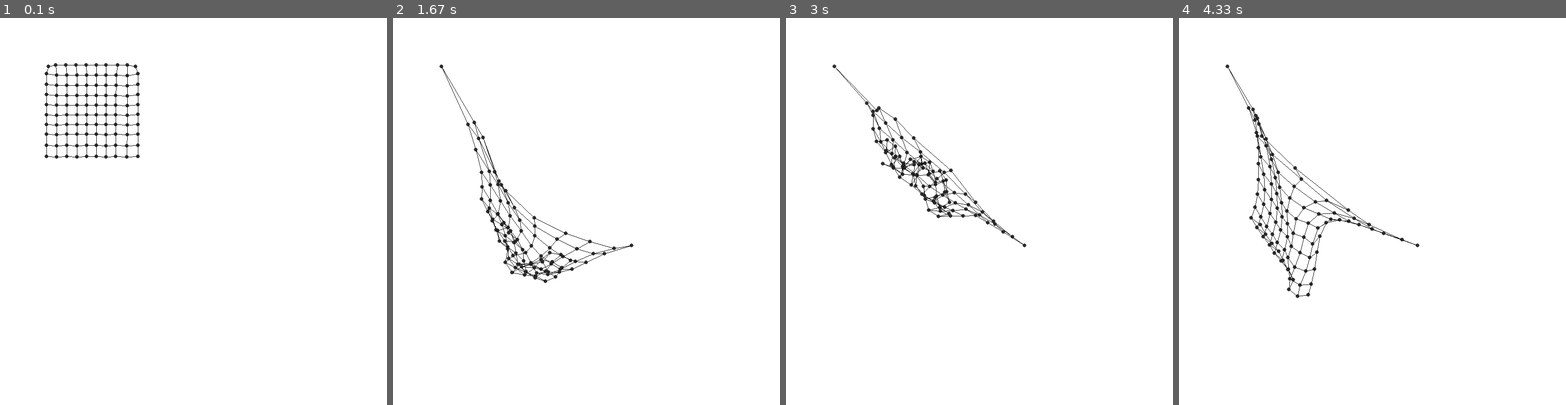
Above: before the commit, frames 1-4 (left to right).
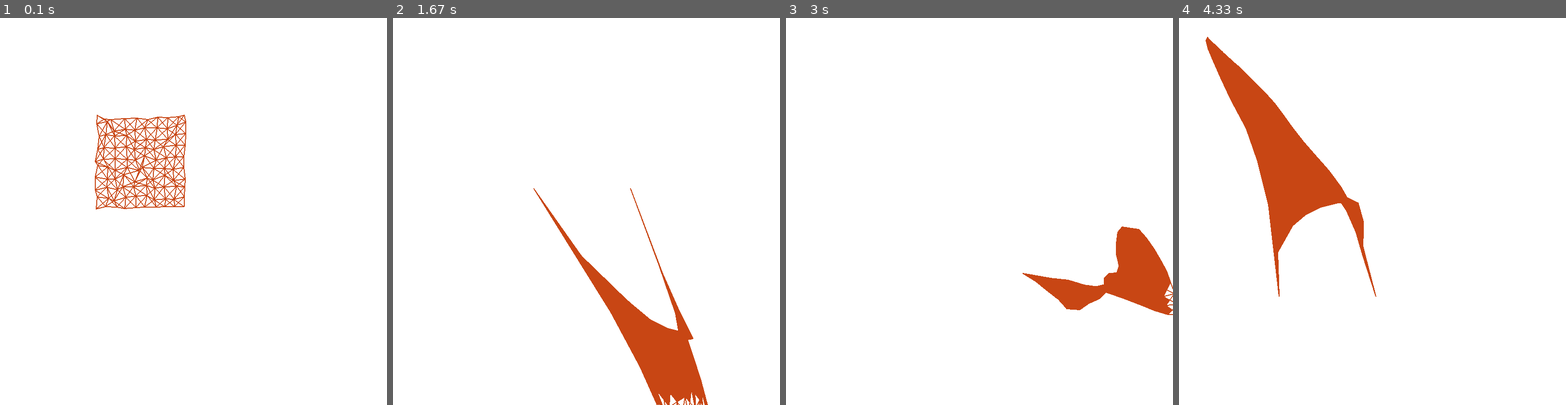
Above: after the commit, the same moments.

Repository: vicdenz/animations-pygame
Game: pygame game, started from cloth/cloth_animations.py
Same seed, same stepped clock (60 frames per second), same inputs: the game is played once before the commit and once after it.
Inputs (mouse positions are in pixels of both pictures, inside the frame that each line leads up to):
- Up to frame 1 (0.1 s): no input
- Up to frame 2 (1.67 s): hold R 0.33-0.8 s; move the mouse to (571, 226) at 0.37 s; press the mouse at (632, 246) at 0.87 s; move the mouse to (559, 157) at 0.97 s; release the mouse at (485, 68) at 1.1 s; press the mouse at (632, 246) at 1.2 s; move the mouse to (609, 250) at 1.3 s; release the mouse at (590, 254) at 1.43 s; press the mouse at (632, 246) at 1.53 s; move the mouse to (582, 188) at 1.63 s
- Up to frame 3 (3 s): release the mouse at (925, 130) at 1.77 s; press the mouse at (1025, 246) at 1.87 s; move the mouse to (929, 184) at 1.97 s; release the mouse at (832, 126) at 2.1 s; press the mouse at (1025, 246) at 2.2 s; move the mouse to (940, 203) at 2.3 s; release the mouse at (855, 161) at 2.43 s; press the mouse at (1025, 246) at 2.53 s; move the mouse to (1010, 219) at 2.63 s; release the mouse at (994, 196) at 2.77 s; press the mouse at (1025, 246) at 2.87 s; move the mouse to (1072, 273) at 2.97 s
- Up to frame 4 (4.33 s): release the mouse at (1511, 300) at 3.1 s; press the mouse at (1418, 246) at 3.2 s; move the mouse to (1353, 192) at 3.3 s; release the mouse at (1287, 141) at 3.43 s; press the mouse at (1418, 246) at 3.53 s; move the mouse to (1376, 219) at 3.63 s; release the mouse at (1333, 196) at 3.77 s; press the mouse at (1418, 246) at 3.87 s; move the mouse to (1357, 180) at 3.97 s; release the mouse at (1298, 118) at 4.1 s; press the mouse at (1418, 246) at 4.2 s; move the mouse to (1326, 296) at 4.3 s

The runs differ from the first frame. In frame 1, 3.0% of the frame differs, in the area x 11-49%, y 11-50%; in frame 2, 5.6%; in frame 3, 4.5%; in frame 4, 7.1%, in the area x 6-63%, y 4-73%.

Commit message:
Filled cloth texture.

Diff:
--- a/cloth/cloth_animations.py
+++ b/cloth/cloth_animations.py
@@ -1,6 +1,6 @@
 import pygame
-import time
 import numpy as np
+import time, json
 from random import randint
 
 from point import Point
@@ -15,40 +15,54 @@
 screen = pygame.display.set_mode(SCREEN_SIZE)
 pygame.display.set_caption("Cloth Animations")
 
-points = []
-edges = []
-n = 10
-offset = 100
-dist = 20
-point_radius = 4
-edge_width = 1
+color = (200, 70, 20)
+gravity = np.array([0, 1], dtype=float)
 
-for row in range(n):
-	for col in range(n):
-		points.append(Point(offset+col*dist, offset+row*dist, point_radius, (50, 50, 50), acc=np.array([0, 1], dtype=float)))
-points[0].fixed = True
-points[n-1].fixed = True
+def load_cloth(path):
+	cloth_data = json.load(open(path, 'r'))
+	offset = cloth_data['offset']
+	scale = cloth_data['scale']
 
-for row in range(n):
-	for col in range(n):
-		if col < n-1:
-			edges.append(Edge(points[row*n+col], points[row*n+col+1], edge_width, (20, 20, 20)))
-		if row < n-1:
-			edges.append(Edge(points[row*n+col], points[(row+1)*n+col], edge_width, (20, 20, 20)))
+	points = []
+	for point in cloth_data['points']:
+		points.append(Point(offset+point[0]*scale, offset+point[1]*scale, color, acc=gravity))
+
+	edges = []
+	for edge in cloth_data['edges']:
+		edges.append(Edge(points[edge[0]], points[edge[1]], color))
+
+	for p in cloth_data['fixed']:
+		points[p].fixed = True
+
+	return points, edges, scale
+
+points, edges, scale = load_cloth("rag.json")
+
+cloth = pygame.Surface(SCREEN_SIZE, pygame.SRCALPHA)
 
 def draw_screen(screen):
 	screen.fill((255, 255, 255))
 
-	for point in points:
-		point.draw(screen)
+	if render_cloth:
+		cloth.fill((0, 0, 0, 0))
 
-	for edge in edges:
-		edge.draw(screen)
+		for edge in edges:
+			edge.draw(cloth)
+
+		cloth_mask = pygame.mask.from_surface(cloth)
+		cloth_outline = cloth_mask.outline()
+
+		if len(cloth_outline) > 2:
+			pygame.draw.polygon(screen, color, cloth_outline)
+	else:
+		for edge in edges:
+			edge.draw(screen)
 
 	pygame.display.flip()
 
+render_cloth = False
 last_time = time.time()
-FPS = 24
+FPS = 60
 running = True
 while running:
 	dt = (time.time() - last_time) * FPS
@@ -63,8 +77,12 @@
 			if event.key == pygame.K_LCTRL:
 				running = False
 
+			if event.key == pygame.K_r:
+				render_cloth = not render_cloth
+
 		if event.type == pygame.MOUSEMOTION:
-			points[n-1].set_pos(event.pos[0], event.pos[1])
+			points[0].set_pos(event.pos[0]-scale*5, event.pos[1])
+			points[9].set_pos(event.pos[0]+scale*5, event.pos[1])
 
 	# move
 	for point in points:
--- a/cloth/edge.py
+++ b/cloth/edge.py
@@ -2,9 +2,9 @@
 import numpy as np
 
 class Edge:
-	elasticity = 0.85
+	elasticity = 0.8
 
-	def __init__(self, p1, p2, width, color):
+	def __init__(self, p1, p2, color, width=2):
 		self.p1 = p1
 		self.p2 = p2
 
@@ -16,16 +16,18 @@
 	def check_dist(self):
 		current_dist = self.p2.pos - self.p1.pos
 		current_length = np.linalg.norm(current_dist)
-		unit_dist = current_dist / current_length
 
-		if self.p1.fixed:
-			self.p2.pos = self.p1.pos + unit_dist * self.max_length * self.elasticity
-		elif self.p2.fixed:
-			self.p1.pos = self.p2.pos - unit_dist * self.max_length * self.elasticity
-		else:
-			midpoint = (self.p1.pos + self.p2.pos) / 2
-			self.p1.pos = midpoint - unit_dist * self.max_length / 2 * (2 - self.elasticity)
-			self.p2.pos = midpoint + unit_dist * self.max_length / 2 * (2 - self.elasticity)
+		if current_length > self.max_length:
+			unit_dist = current_dist / current_length
+
+			if self.p1.fixed:
+				self.p2.pos = self.p1.pos + unit_dist * self.max_length * self.elasticity
+			elif self.p2.fixed:
+				self.p1.pos = self.p2.pos - unit_dist * self.max_length * self.elasticity
+			else:
+				midpoint = (self.p1.pos + self.p2.pos) / 2
+				self.p1.pos = midpoint - unit_dist * self.max_length / 2 * (2 - self.elasticity)
+				self.p2.pos = midpoint + unit_dist * self.max_length / 2 * (2 - self.elasticity)
 
 	def draw(self, screen):
-		pygame.draw.line(screen, self.color, self.p1.pos.astype(int), self.p2.pos.astype(int), self.width)
+		pygame.draw.line(screen, self.color, self.p1.pos, self.p2.pos, self.width)
--- a/cloth/point.py
+++ b/cloth/point.py
@@ -2,7 +2,7 @@
 import numpy as np
 
 class Point:
-	def __init__(self, x, y, radius, color, fixed=False, acc=np.zeros(2, dtype=float)):
+	def __init__(self, x, y, color, radius=1, fixed=False, acc=np.zeros(2, dtype=float)):
 		self.pos = np.array([x, y], dtype=float)
 		self.last_pos = self.pos
 
@@ -25,4 +25,4 @@
 			self.pos = new_pos
 
 	def draw(self, screen):
-		pygame.draw.circle(screen, self.color, self.pos.astype(int), self.radius)
+		pygame.draw.circle(screen, self.color, self.pos, self.radius)
--- a/cloth/rag.json
+++ b/cloth/rag.json
@@ -12,6 +12,19 @@
 		[0,9], [1,9], [2,9], [3,9], [4,9], [5,9], [6,9], [7,9], [8,9], [9,9]
 	],
 	"edges": [
-		[0,1], [0,10], [1,2], []
-	]
+		[0,1], [0,11], [0,10], [1,2], [1,12], [1,11], [2,3], [2,13], [2,12], [3,4], [3,14], [3,13], [4,5], [4,15], [4,14], [5,6], [5,16], [5,15], [6,7], [6,17], [6,16], [7,8], [7,18], [7,17], [8,9], [8,19], [8,18], [9,19],
+		[10,11], [10,21], [10,1], [10,20], [11,12], [11,22], [11,2], [11,21], [12,13], [12,23], [12,3], [12,22], [13,14], [13,24], [13,4], [13,23], [14,15], [14,25], [14,5], [14,24], [15,16], [15,26], [15,6], [15,25], [16,17], [16,27], [16,7], [16,26], [17,18], [17,28], [17,8], [17,27], [18,19], [18,29], [18,9], [18,28], [19,29],
+		[20,21], [20,31], [20,11], [20,30], [21,22], [21,32], [21,12], [21,31], [22,23], [22,33], [22,13], [22,32], [23,24], [23,34], [23,14], [23,33], [24,25], [24,35], [24,15], [24,34], [25,26], [25,36], [25,16], [25,35], [26,27], [26,37], [26,17], [26,36], [27,28], [27,38], [27,18], [27,37], [28,29], [28,39], [28,19], [28,38], [29,39],
+		[30,31], [30,41], [30,21], [30,40], [31,32], [31,42], [31,22], [31,41], [32,33], [32,43], [32,23], [32,42], [33,34], [33,44], [33,24], [33,43], [34,35], [34,45], [34,25], [34,44], [35,36], [35,46], [35,26], [35,45], [36,37], [36,47], [36,27], [36,46], [37,38], [37,48], [37,28], [37,47], [38,39], [38,49], [38,29], [38,48], [39,49],
+		[40,41], [40,51], [40,31], [40,50], [41,42], [41,52], [41,32], [41,51], [42,43], [42,53], [42,33], [42,52], [43,44], [43,54], [43,34], [43,53], [44,45], [44,55], [44,35], [44,54], [45,46], [45,56], [45,36], [45,55], [46,47], [46,57], [46,37], [46,56], [47,48], [47,58], [47,38], [47,57], [48,49], [48,59], [48,39], [48,58], [49,59],
+		[50,51], [50,61], [50,41], [50,60], [51,52], [51,62], [51,42], [51,61], [52,53], [52,63], [52,43], [52,62], [53,54], [53,64], [53,44], [53,63], [54,55], [54,65], [54,45], [54,64], [55,56], [55,66], [55,46], [55,65], [56,57], [56,67], [56,47], [56,66], [57,58], [57,68], [57,48], [57,67], [58,59], [58,69], [58,49], [58,68], [59,69],
+		[60,61], [60,71], [60,51], [60,70], [61,62], [61,72], [61,52], [61,71], [62,63], [62,73], [62,53], [62,72], [63,64], [63,74], [63,54], [63,73], [64,65], [64,75], [64,55], [64,74], [65,66], [65,76], [65,56], [65,75], [66,67], [66,77], [66,57], [66,76], [67,68], [67,78], [67,58], [67,77], [68,69], [68,79], [68,59], [68,78], [69,79],
+		[70,71], [70,81], [70,61], [70,80], [71,72], [71,82], [71,62], [71,81], [72,73], [72,83], [72,63], [72,82], [73,74], [73,84], [73,64], [73,83], [74,75], [74,85], [74,65], [74,84], [75,76], [75,86], [75,66], [75,85], [76,77], [76,87], [76,67], [76,86], [77,78], [77,88], [77,68], [77,87], [78,79], [78,89], [78,69], [78,88], [79,89],
+		[80,81], [80,91], [80,71], [80,90], [81,82], [81,92], [81,72], [81,91], [82,83], [82,93], [82,73], [82,92], [83,84], [83,94], [83,74], [83,93], [84,85], [84,95], [84,75], [84,94], [85,86], [85,96], [85,76], [85,95], [86,87], [86,97], [86,77], [86,96], [87,88], [87,98], [87,78], [87,97], [88,89], [88,99], [88,79], [88,98], [89,99],
+		[90,91], [90,81], [91,92], [91,82], [92,93], [92,83], [93,94], [93,84], [94,95], [94,85], [95,96], [95,86], [96,97], [96,87], [97,98], [97,88], [98,99], [98,89]
+	],
+	"offset": 200,
+	"scale": 20,
+	"fixed": [0, 9],
+	"color": [20, 20, 20]
 }
--- a/orbits/orbits_animations.py
+++ b/orbits/orbits_animations.py
@@ -23,14 +23,21 @@
 
 	particles = []
 	for i in range(n):
-		mass = randint(1, 5)
-		particles.append(Particle(randint(10, WIDTH-10), randint(10, HEIGHT-10), mass, mass*5, (i*(255//n), i*(255//n), i*(255//n))))
+		mass = randint(1, 1)
+		particles.append(Particle(randint(10, WIDTH-10), randint(10, HEIGHT-10), mass, mass*10, (randint(50, 200), randint(50, 200), randint(50, 200))))
 		particles[i].set_vel(np.array([randint(-5, 5), randint(-5, 5)], dtype=float))
 
-new_particles()
+sqrt3_by_2 = 0.86602540378
+particles = [
+	Particle(300, 300, 1, 10, (155, 20, 20)),
+	Particle(200, 300+100*sqrt3_by_2, 1, 10, (20, 155, 20)),
+	Particle(400, 300+100*sqrt3_by_2, 1, 10, (20, 20, 155)),
+]
+path = []
+# new_particles()
 
 last_time = time.time()
-FPS = 60
+FPS = 120
 running = True
 while running:
 	dt = (time.time() - last_time) * FPS
@@ -46,6 +53,7 @@
 
 			if event.key == pygame.K_SPACE:
 				new_particles()
+				path = []
 
 	for i in range(len(particles)):
 		net_force = np.zeros(2, dtype=float)
@@ -53,13 +61,17 @@
 		for j in range(len(particles)):
 			if i != j:
 				net_force += particle.calculate_grav_force(particles[j])
-		print(net_force, i)
 		particle.apply_force(net_force)
 
 	screen.fill((255, 255, 255))
 
+	for p in range(len(path)):
+		if p < len(path)-len(particles)-1:
+			pygame.draw.aaline(screen, path[p][1], path[p][0], path[p+len(particles)][0], 1)
+
 	for particle in particles:
 		particle.update(dt)
+		path.append([particle.pos, particle.color])
 		particle.draw(screen)
 
 	pygame.display.flip()
--- a/orbits/particle.py
+++ b/orbits/particle.py
@@ -18,7 +18,7 @@
 	def calculate_grav_force(self, p2):
 		dist = p2.pos - self.pos
 		r = np.linalg.norm(dist)
-		if r == 0:
+		if r <= self.radius + p2.radius:
 			return np.zeros(2, dtype=float)
 
 		g_force = self.G * self.mass * p2.mass / r**2
Not shown, added: .gitignore
